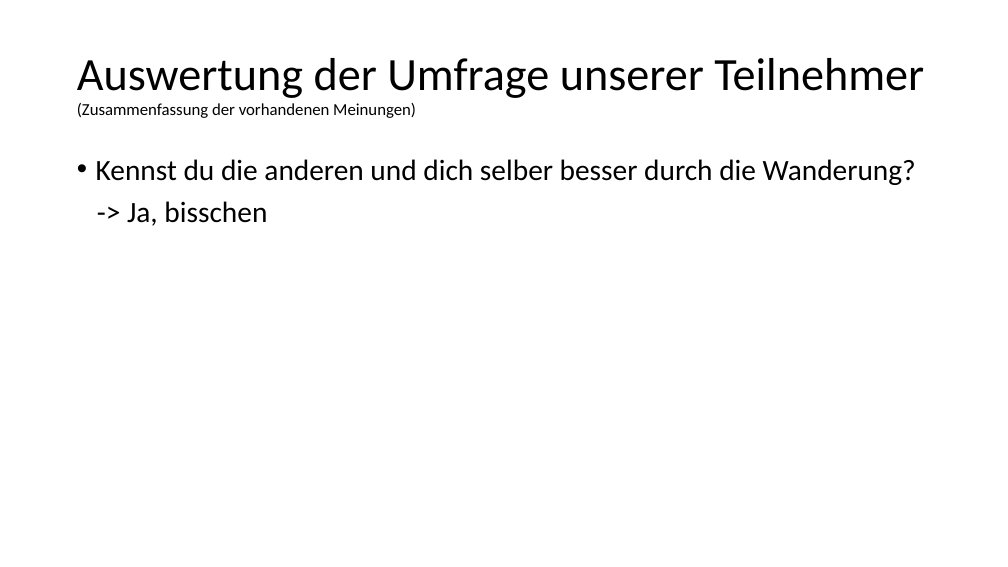
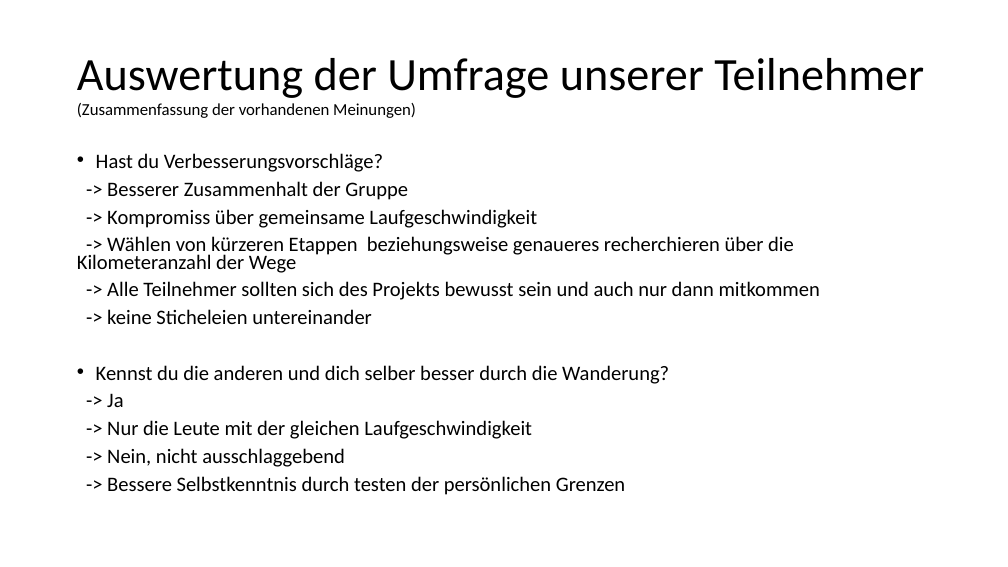
Before and after one commit to dawgermany/Praesentation-Alpen, a slide deck: slide 7 of Präsentationen/Alpenwanderung als Motivationsstrategie.pptx (slide 6 before the commit). Drawn at 1008x567 pixels with LibreOffice and Linux fonts; fonts in the diff are those of the drawing. Boxes give left, top, right and bottom in pixels: in the first picture for what was removed or moved away, otherwise in the second. Text is boxed around its words. In the diff, an @@ line names an element or a change of style, - is before the commit and + after.

```diff
--- a/Präsentationen/Alpenwanderung als Motivationsstrategie.pptx
+++ b/Präsentationen/Alpenwanderung als Motivationsstrategie.pptx
@@ text at (77,153,820,324): paragraphs added @@
+• Hast du Verbesserungsvorschläge?
+-> Besserer Zusammenhalt der Gruppe
+-> Kompromiss über gemeinsame Laufgeschwindigkeit
+-> Wählen von kürzeren Etappen beziehungsweise genaueres recherchieren über die Kilometeranzahl der Wege
+-> Alle Teilnehmer sollten sich des Projekts bewusst sein und auch nur dann mitkommen
+-> keine Sticheleien untereinander
@@ text at (96,365,669,384): size 28 to 19.6 pt in "Kennst du die anderen und dich selber ..."; line spacing 0.9 to 0.7 @@
@@ text at (107,393,625,495): text changed; size 28 to 19.6 pt @@
--> Ja, bisschen
+-> Ja
+-> Nur die Leute mit der gleichen Laufgeschwindigkeit
+-> Nein, nicht ausschlaggebend
+-> Bessere Selbstkenntnis durch testen der persönlichen Grenzen
```
Also in this commit, not shown: 2 other slides changed, 1 slide added, 1 other file.
